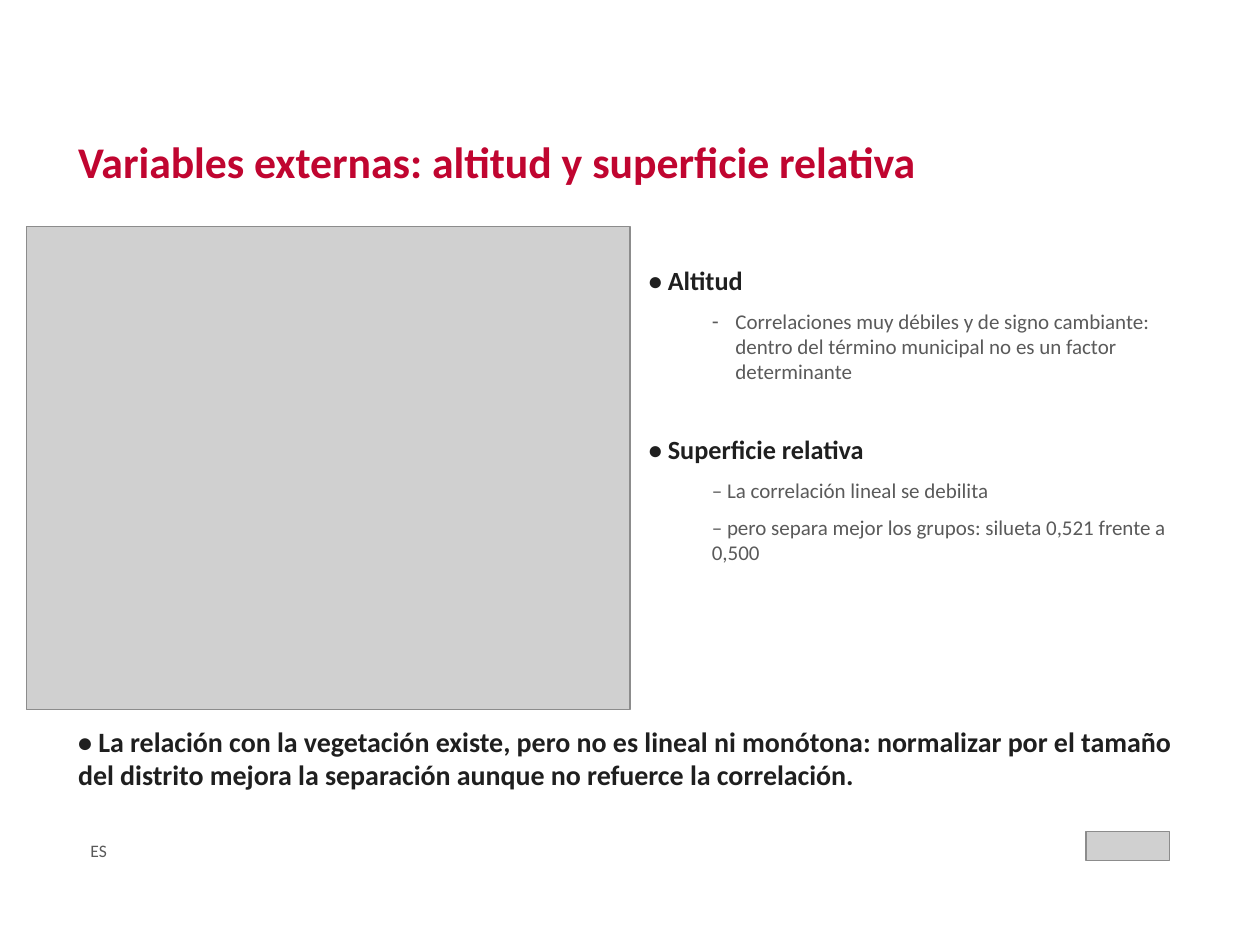
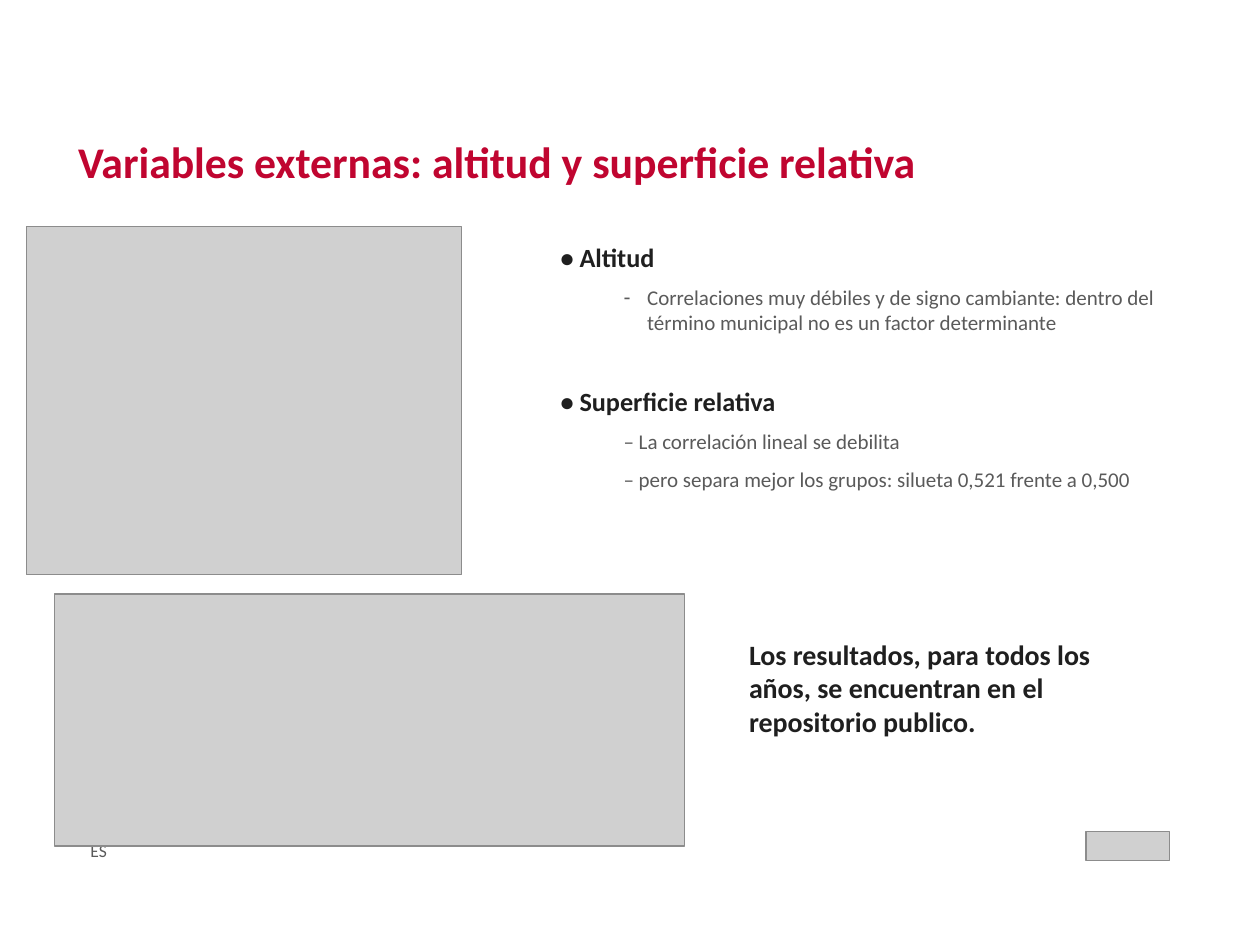
Before and after one commit to crismo04/TFM-cloud-soliutions-to-public-data, a slide deck: slide 25 of master's thesis/TFM_MII_Cloud_AI_PublicData_MolinaCristian_2026.pptx (slide 24 before the commit). Drawn at 1260x945 pixels with LibreOffice and Linux fonts; fonts in the diff are those of the drawing; grey boxes stand for pictures; background and template pictures are left out. Boxes give left, top, right and bottom in pixels: in the first picture for what was removed or moved away, otherwise in the second. Text is boxed around its words. In the diff, an @@ line names an element or a change of style, - is before the commit and + after.

```diff
--- a/master's thesis/TFM_MII_Cloud_AI_PublicData_MolinaCristian_2026.pptx
+++ b/master's thesis/TFM_MII_Cloud_AI_PublicData_MolinaCristian_2026.pptx
@@ picture: place and size @@
-picture at [26, 227, 630, 709]
+picture at [26, 227, 461, 575]
@@ text "• Altitud" rewrapped from [668, 271, 1165, 563] to [580, 248, 1153, 491] @@
@@ picture added at [54, 595, 684, 847] @@
@@ text added at [749, 645, 1090, 737], 16 pt, text #1F1F1F, bold @@
+Los resultados, para todos los años, se encuentran en el repositorio publico.
@@ text removed at [78, 732, 1171, 790] @@
-• La relación con la vegetación existe, pero no es lineal ni monótona: normalizar por el tamaño del distrito mejora la separación aunque no refuerce la correlación.
```
Also in this commit, not shown: 22 other slides changed, 1 slide added, 9 other files.
